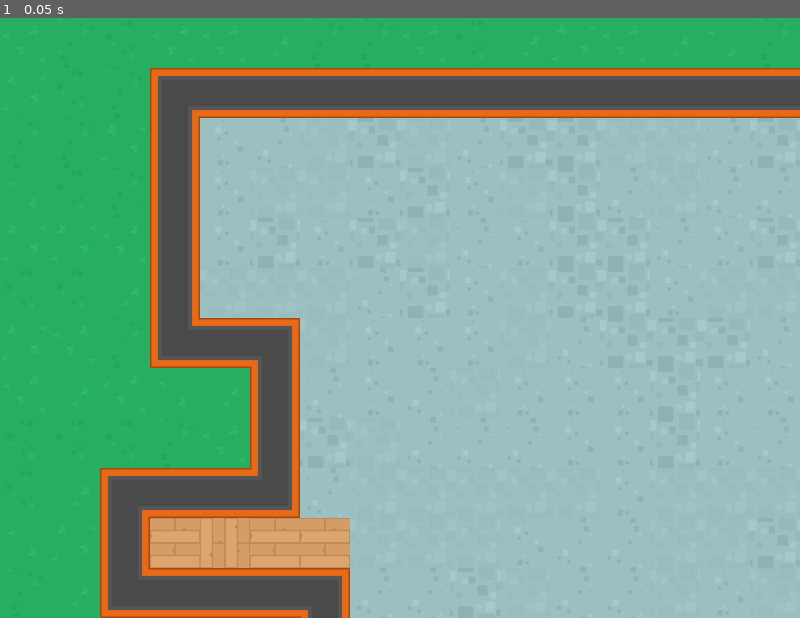
Above: before the commit, frame 1.
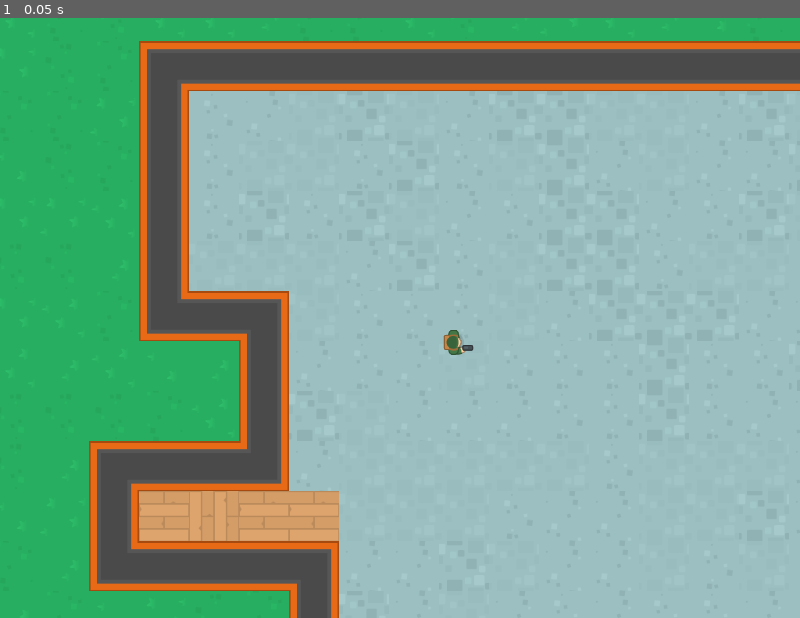
Above: after the commit, the same moment.

Repository: leobewater/godot-do-not-mind-me
Game: Godot game, scene res://level_map/level_map.tscn
Two runs of this game, one before a commit and one after it. Both use one fixed random seed, a clock stepped at 60 frames per second and the inputs below.
Inputs:
- Up to frame 1 (0.05 s): no input

The runs differ from the first frame. In frame 1, 20% of the frame differs, in the area x 2-100%, y 3-100%.

Commit message:
adjust concrete tile navigation painting so player won't stuck at corners

Diff:
--- a/level_map/level_map.tscn
+++ b/level_map/level_map.tscn
@@ -1,9 +1,10 @@
-[gd_scene load_steps=11 format=3 uid="uid://debcdg6x8pwxu"]
+[gd_scene load_steps=15 format=3 uid="uid://debcdg6x8pwxu"]
 
 [ext_resource type="Texture2D" uid="uid://6m13dptcuqxq" path="res://assets/spritesheets/grass.png" id="1_emgoy"]
 [ext_resource type="Texture2D" uid="uid://yifn2vw3mncj" path="res://assets/spritesheets/concrete.png" id="2_1cojx"]
 [ext_resource type="Texture2D" uid="uid://bdm6s07kq03o6" path="res://assets/spritesheets/floor.png" id="3_q5df5"]
 [ext_resource type="Texture2D" uid="uid://b8eo50j4ulfsd" path="res://assets/spritesheets/walls.png" id="4_r0mfa"]
+[ext_resource type="PackedScene" uid="uid://dmdl0yfguebfl" path="res://npc/npc.tscn" id="5_lg0ag"]
 
 [sub_resource type="TileSetAtlasSource" id="TileSetAtlasSource_mhjua"]
 texture = ExtResource("1_emgoy")
@@ -29,7 +30,28 @@
 5:0/0/physics_layer_0/linear_velocity = Vector2(0, 0)
 5:0/0/physics_layer_0/angular_velocity = 0.0
 
-[sub_resource type="NavigationPolygon" id="NavigationPolygon_tmivl"]
+[sub_resource type="NavigationPolygon" id="NavigationPolygon_86a2h"]
+vertices = PackedVector2Array(32, 32, -32, 32, -32, -32, 32, -32)
+polygons = Array[PackedInt32Array]([PackedInt32Array(0, 1, 2, 3)])
+outlines = Array[PackedVector2Array]([PackedVector2Array(-32, -32, 32, -32, 32, 32, -32, 32)])
+source_geometry_group_name = &"navigation_polygon_source_group"
+agent_radius = 0.0
+
+[sub_resource type="NavigationPolygon" id="NavigationPolygon_rv1yn"]
+vertices = PackedVector2Array(32, 32, -32, 32, -32, -32, 32, -32)
+polygons = Array[PackedInt32Array]([PackedInt32Array(0, 1, 2, 3)])
+outlines = Array[PackedVector2Array]([PackedVector2Array(-32, -32, 32, -32, 32, 32, -32, 32)])
+source_geometry_group_name = &"navigation_polygon_source_group"
+agent_radius = 0.0
+
+[sub_resource type="NavigationPolygon" id="NavigationPolygon_4fujo"]
+vertices = PackedVector2Array(32, 32, -32, 32, -32, -32, 32, -32)
+polygons = Array[PackedInt32Array]([PackedInt32Array(0, 1, 2, 3)])
+outlines = Array[PackedVector2Array]([PackedVector2Array(-32, -32, 32, -32, 32, 32, -32, 32)])
+source_geometry_group_name = &"navigation_polygon_source_group"
+agent_radius = 0.0
+
+[sub_resource type="NavigationPolygon" id="NavigationPolygon_avv5o"]
 vertices = PackedVector2Array(32, 32, -32, 32, -32, -32, 32, -32)
 polygons = Array[PackedInt32Array]([PackedInt32Array(0, 1, 2, 3)])
 outlines = Array[PackedVector2Array]([PackedVector2Array(-32, -32, 32, -32, 32, 32, -32, 32)])
@@ -44,19 +66,19 @@
 0:0/0 = 0
 0:0/0/physics_layer_0/linear_velocity = Vector2(0, 0)
 0:0/0/physics_layer_0/angular_velocity = 0.0
-0:0/0/navigation_layer_0/polygon = SubResource("NavigationPolygon_tmivl")
+0:0/0/navigation_layer_0/polygon = SubResource("NavigationPolygon_86a2h")
 1:0/0 = 0
 1:0/0/physics_layer_0/linear_velocity = Vector2(0, 0)
 1:0/0/physics_layer_0/angular_velocity = 0.0
-1:0/0/navigation_layer_0/polygon = SubResource("NavigationPolygon_tmivl")
+1:0/0/navigation_layer_0/polygon = SubResource("NavigationPolygon_rv1yn")
 2:0/0 = 0
 2:0/0/physics_layer_0/linear_velocity = Vector2(0, 0)
 2:0/0/physics_layer_0/angular_velocity = 0.0
-2:0/0/navigation_layer_0/polygon = SubResource("NavigationPolygon_tmivl")
+2:0/0/navigation_layer_0/polygon = SubResource("NavigationPolygon_4fujo")
 3:0/0 = 0
 3:0/0/physics_layer_0/linear_velocity = Vector2(0, 0)
 3:0/0/physics_layer_0/angular_velocity = 0.0
-3:0/0/navigation_layer_0/polygon = SubResource("NavigationPolygon_tmivl")
+3:0/0/navigation_layer_0/polygon = SubResource("NavigationPolygon_avv5o")
 
 [sub_resource type="TileSetAtlasSource" id="TileSetAtlasSource_loia3"]
 texture = ExtResource("3_q5df5")
@@ -309,3 +331,9 @@
 layer_2/tile_data = PackedInt32Array(655363, 2, 0, 655364, 65538, 0, 655365, 2, 0, 655366, 2, 0, 1048592, 131074, 2, 10 …(1914 unchanged characters)…
 layer_3/name = "walls"
 layer_3/tile_data = PackedInt32Array(65539, 3, 0, 131075, 65539, 2, 196611, 65539, 2, 262147, 65539, 2, 327683, 65539,  …(4754 unchanged characters)…
+
+[node name="NPC" parent="." instance=ExtResource("5_lg0ag")]
+position = Vector2(597, 449)
+
+[node name="Camera2D" type="Camera2D" parent="."]
+position = Vector2(526, 418)
--- /dev/null
+++ b/npc/npc.gd
@@ -0,0 +1,34 @@
+extends CharacterBody2D
+
+
+@onready var nav_agent = $NavAgent
+
+
+var _speed: float = 50.0
+
+
+func _ready():
+	pass # Replace with function body.
+
+
+func _physics_process(delta):
+	# move the npc to the clicked location
+	if Input.is_action_just_pressed("target") == true:
+		print(get_global_mouse_position())
+		nav_agent.target_position = get_global_mouse_position()
+		print("nav get_target_position: ", nav_agent.get_next_path_position())
+		print("nav velocity: ", nav_agent.velocity)
+
+	update_navigation()
+
+
+func update_navigation() -> void:
+	# TODO: player not moving
+	var npp = nav_agent.get_next_path_position()
+	var ini_v = (npp - global_position).normalized() * _speed
+	nav_agent.set_velocity(ini_v)
+
+
+func _on_nav_agent_velocity_computed(safe_velocity):
+	velocity = safe_velocity
+	move_and_slide()
--- a/npc/npc.tscn
+++ b/npc/npc.tscn
@@ -1,11 +1,13 @@
-[gd_scene load_steps=3 format=3 uid="uid://dmdl0yfguebfl"]
+[gd_scene load_steps=4 format=3 uid="uid://dmdl0yfguebfl"]
 
 [ext_resource type="Texture2D" uid="uid://b55ls2ux2nqwq" path="res://assets/images/soldier1_gun.png" id="1_lewwt"]
+[ext_resource type="Script" path="res://npc/npc.gd" id="1_u0ch5"]
 
 [sub_resource type="CapsuleShape2D" id="CapsuleShape2D_d0eyx"]
 height = 28.0
 
 [node name="NPC" type="CharacterBody2D"]
+script = ExtResource("1_u0ch5")
 
 [node name="Sprite2D" type="Sprite2D" parent="."]
 position = Vector2(4, 2.08165e-12)
@@ -17,3 +19,8 @@
 shape = SubResource("CapsuleShape2D_d0eyx")
 
 [node name="NavAgent" type="NavigationAgent2D" parent="."]
+avoidance_enabled = true
+debug_enabled = true
+debug_path_custom_color = Color(0.623529, 0, 0.627451, 1)
+
+[connection signal="velocity_computed" from="NavAgent" to="." method="_on_nav_agent_velocity_computed"]
--- a/project.godot
+++ b/project.godot
@@ -13,7 +13,6 @@
 config/name="godot-do-not-mind-me"
 run/main_scene="res://level_map/level_map.tscn"
 config/features=PackedStringArray("4.2", "Mobile")
-config/icon="res://icon.svg"
 
 [display]
 
@@ -21,6 +20,15 @@
 window/size/viewport_height=768
 window/stretch/mode="canvas_items"
 
+[input]
+
+target={
+"deadzone": 0.5,
+"events": [Object(InputEventMouseButton,"resource_local_to_scene":false,"resource_name":"","device":-1,"window_id":0,"alt_pressed":false,"shift_pressed":false,"ctrl_pressed":false,"meta_pressed":false,"button_mask":1,"position":Vector2(148, 13),"global_position":Vector2(152, 54),"factor":1.0,"button_index":1,"canceled":false,"pressed":true,"double_click":false,"script":null)
+, Object(InputEventKey,"resource_local_to_scene":false,"resource_name":"","device":-1,"window_id":0,"alt_pressed":false,"shift_pressed":false,"ctrl_pressed":false,"meta_pressed":false,"pressed":false,"keycode":0,"physical_keycode":32,"key_label":0,"unicode":32,"echo":false,"script":null)
+]
+}
+
 [rendering]
 
 renderer/rendering_method="mobile"
